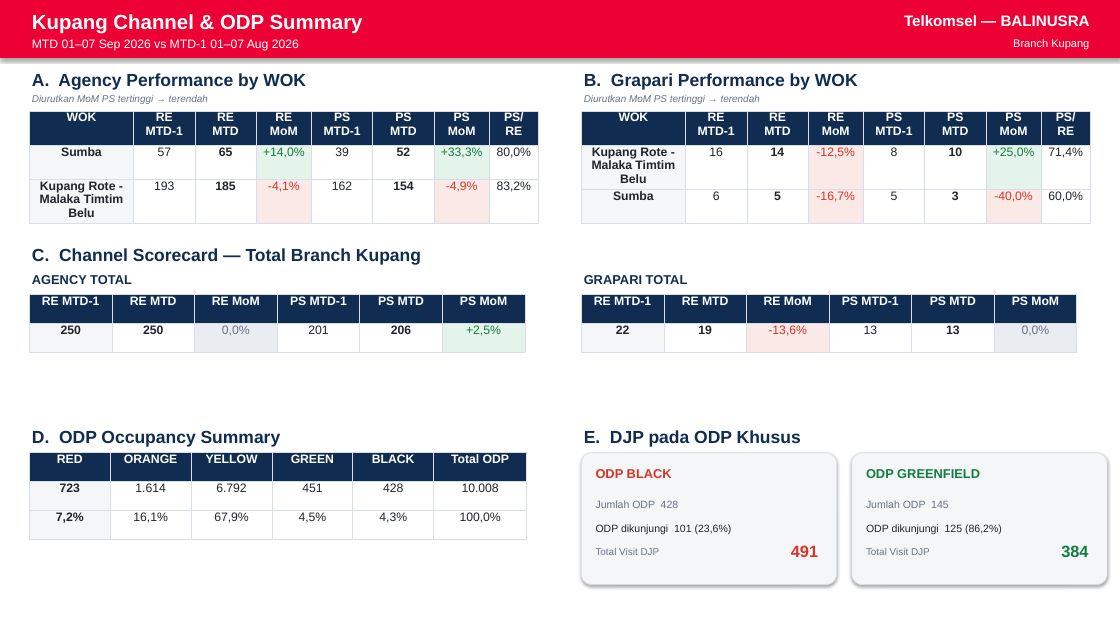
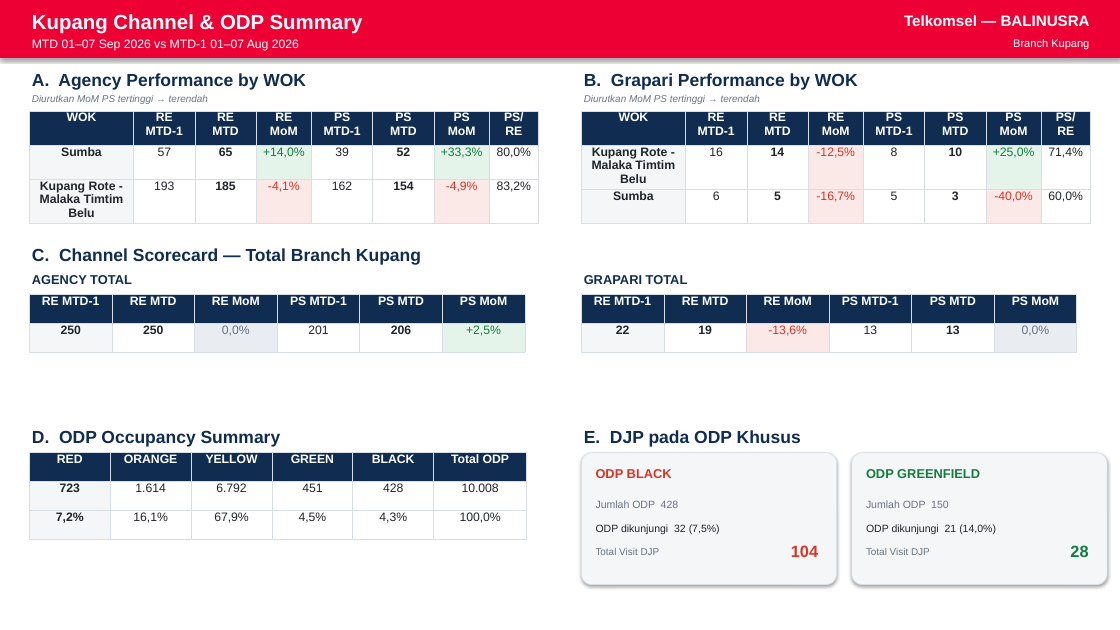
Before and after one commit to linktreehhbalnus-eng/wow_balnus, a slide deck: slide 4 of reports/BRANCH_KUPANG_PERFORMANCE_SUMMARY_20260907_INARA.pptx. Drawn at 1120x630 pixels with LibreOffice and Linux fonts; fonts in the diff are those of the drawing. Boxes give left, top, right and bottom in pixels: in the first picture for what was removed or moved away, otherwise in the second. Text is boxed around its words. In the diff, an @@ line names an element or a change of style, - is before the commit and + after.

```diff
--- a/reports/BRANCH_KUPANG_PERFORMANCE_SUMMARY_20260907_INARA.pptx
+++ b/reports/BRANCH_KUPANG_PERFORMANCE_SUMMARY_20260907_INARA.pptx
@@ text at <box>866,500,949,508</box>: text changed @@
-Jumlah ODP 145
+Jumlah ODP 150
@@ text at <box>596,524,720,534</box>: text changed @@
-ODP dikunjungi 101 (23,6%)
+ODP dikunjungi 32 (7,5%)
@@ text at <box>866,524,996,534</box>: text changed @@
-ODP dikunjungi 125 (86,2%)
+ODP dikunjungi 21 (14,0%)
@@ text at <box>791,545,818,557</box>: text changed @@
-491
+104
@@ text at <box>1070,545,1088,557</box>: text changed @@
-384
+28
```
Also in this commit, not shown: 12 other files.
